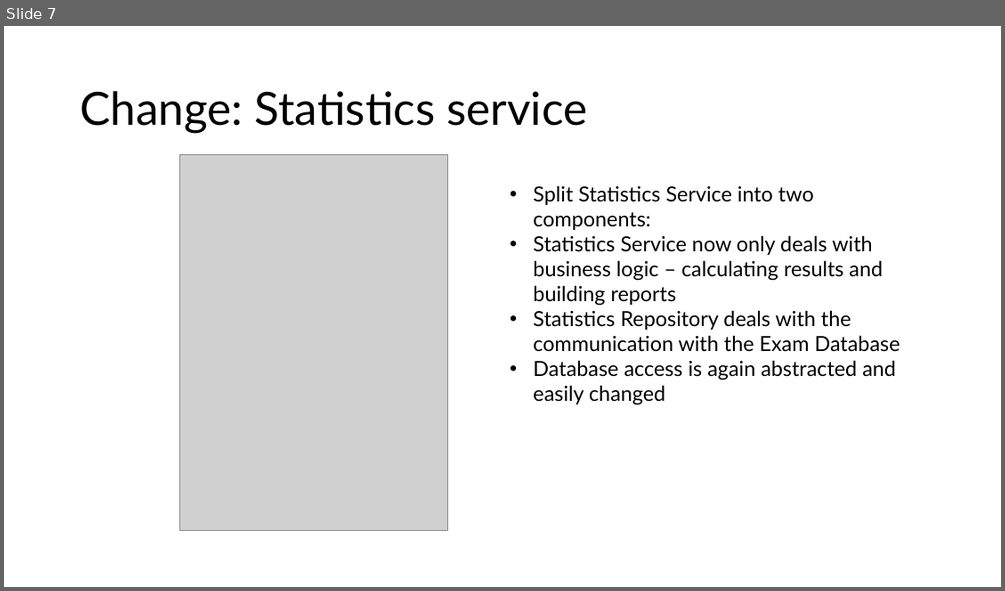
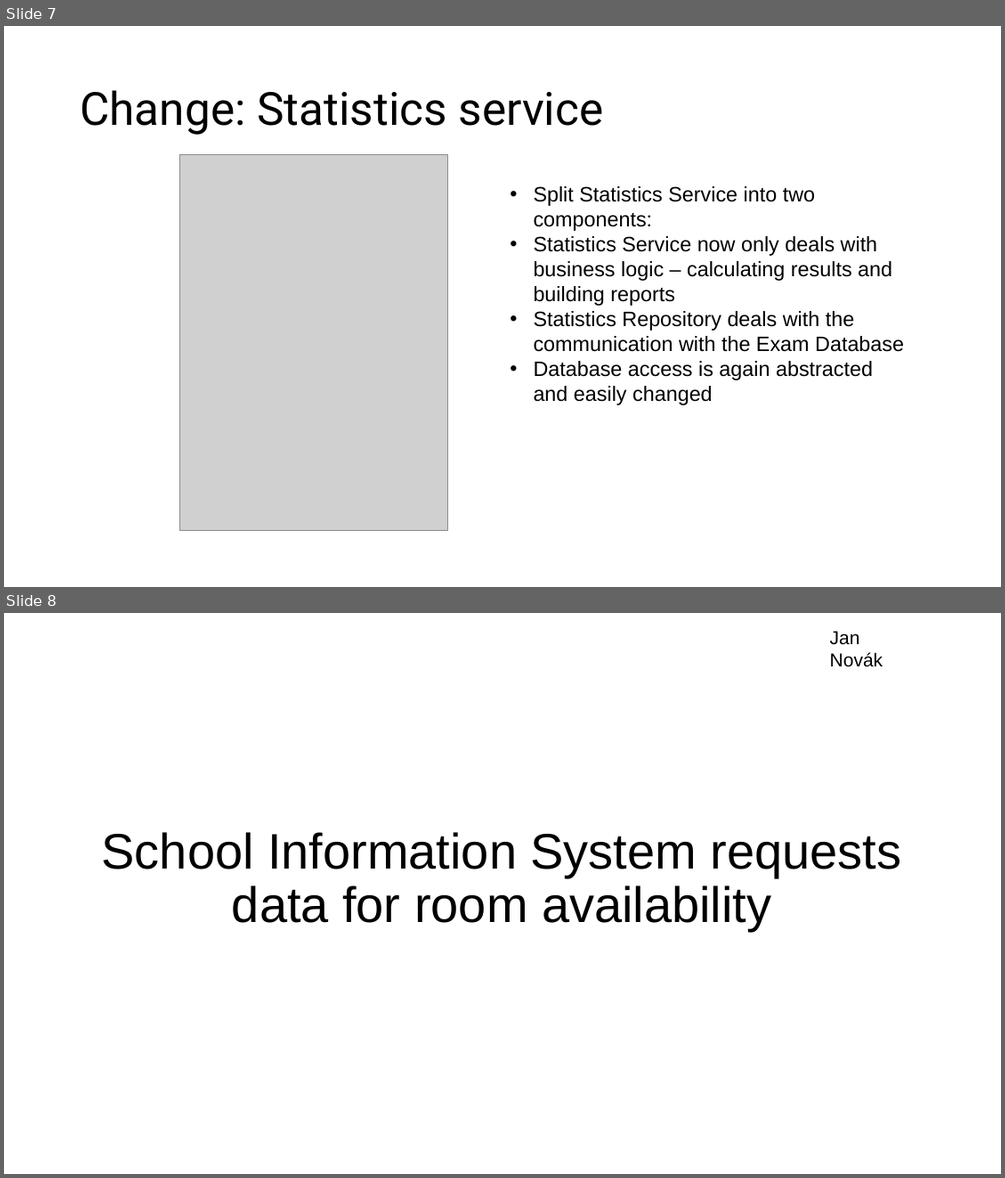
Before and after one commit to Jan-Novak00/Enrollments1, a slide deck: Milestone2/Presentation_Milestone2.pptx. Shown one above the other, each under a label of ours: slide 7 before the commit, slides 7 and 8 after it. The pictures are 1005x591 and 1005x1178 pixels, drawn with LibreOffice and Linux fonts; fonts in the diff are those of the drawing; grey boxes stand for pictures. Boxes give left, top, right and bottom in pixels: in the first picture for what was removed or moved away, otherwise in the second. Text is boxed around its words. In the diff, an @@ line names an element or a change of style, - is before the commit and + after.

Commit message:
Jan Novák slides

```diff
--- a/Milestone2/Presentation_Milestone2.pptx
+++ b/Milestone2/Presentation_Milestone2.pptx
@@ slide 8 added at (4, 613, 1001, 1174), background #FFFFFF @@
@@ text added at (830, 631, 882, 667), 18 pt, text #000000 @@
+Jan
+Novák
@@ title added at (102, 832, 902, 931), 48 pt, text #000000 @@
+School Information System requests data for room availability
@@ slide 7 changed as well @@
@@ title "Change: Statistics service" at (80, 90, 604, 135): font Lato to Roboto @@
@@ text "Split Statistics Service into two ..." at (534, 186, 904, 405): font Lato to Arial @@
```
Also in this commit, not shown: 6 other slides changed, 3 other slides added.
